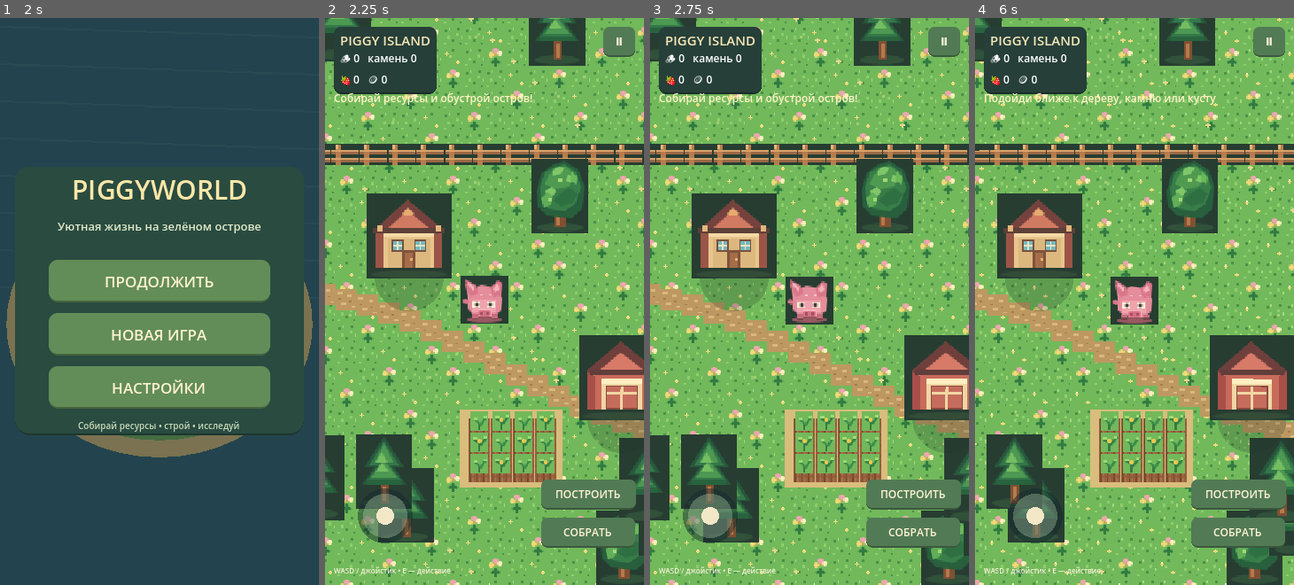
Above: before the commit, frames 1-4 (left to right).
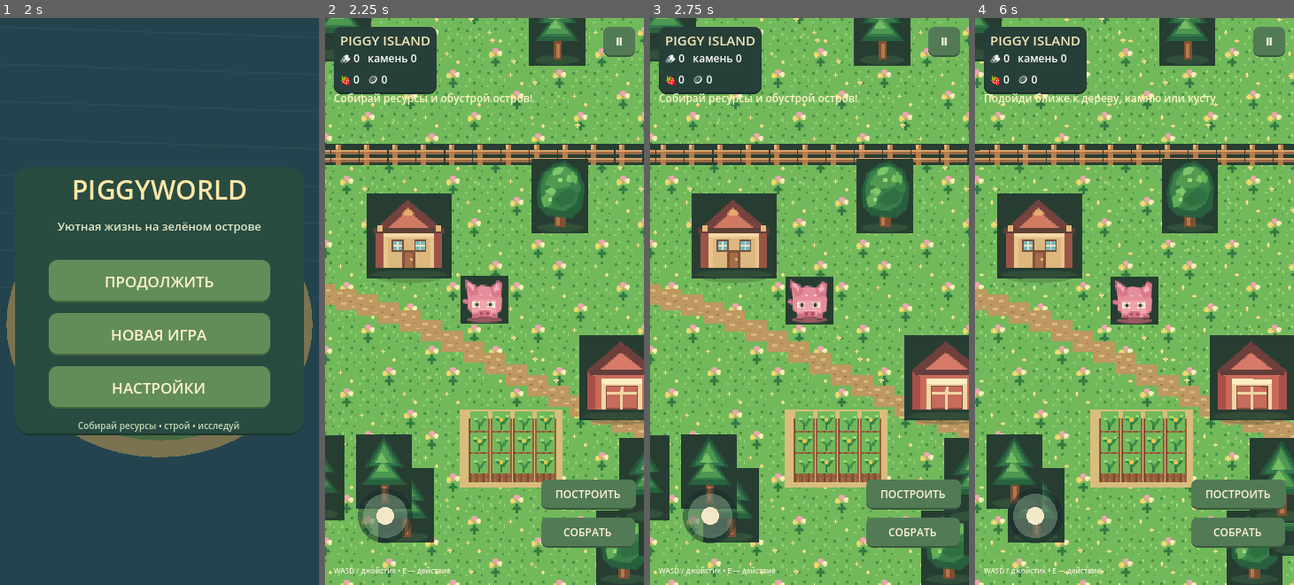
Above: after the commit, the same moments.

Repository: ygydygy228/PiggyWorld
Game: Godot game, scene res://main.tscn
Two runs of this game, one before a commit and one after it. Both use one fixed random seed, a clock stepped at 60 frames per second and the inputs below.
Inputs (mouse positions are in pixels of both pictures, inside the frame that each line leads up to):
- Up to frame 1 (2 s): tap Enter at 0.5 s; move the mouse to (229, 273) at 0.52 s; hold D (move_right) 0.53-1.25 s; tap E at 0.6 s; click (229, 273) at 0.67 s; drag from (95, 329) to (143, 414) at 1.27 s
- Up to frame 2 (2.25 s): click "НОВАЯ ИГРА" at 2 s
- Up to frame 3 (2.75 s): no input
- Up to frame 4 (6 s): click "СОБРАТЬ" at 2.75 s; click "ПОСТРОИТЬ" at 3.5 s; click "Ⅱ" at 4.25 s; click "ПРОДОЛЖИТЬ" at 5 s; move the mouse to (1166, 176) at 5.77 s; hold D (move_right) from 5.78 s (still down); tap E at 5.85 s

Frame 1 is identical in both runs. In frame 2, 1.4% of the frame differs, in the area x 15-100%, y 45-77%; in frame 3, 1.4%; in frame 4, 1.5%, in the area x 9-98%, y 45-77%.

Commit message:
Refine pixel-art building shadows

Diff:
--- a/game.gd
+++ b/game.gd
@@ -233,7 +233,7 @@
     draw_rect(Rect2(p + Vector2(-28, -19), Vector2(56, 42)), Color("#e7c58c"))
 
 func draw_ellipse_shadow(center: Vector2, size: Vector2) -> void:
-    draw_set_transform(center)
+    draw_set_transform(center, 0.0, Vector2(1.0, size.y / size.x))
     draw_circle(Vector2.ZERO, size.x, Color(0.12, 0.2, 0.14, 0.22))
     draw_set_transform(Vector2.ZERO)
 
